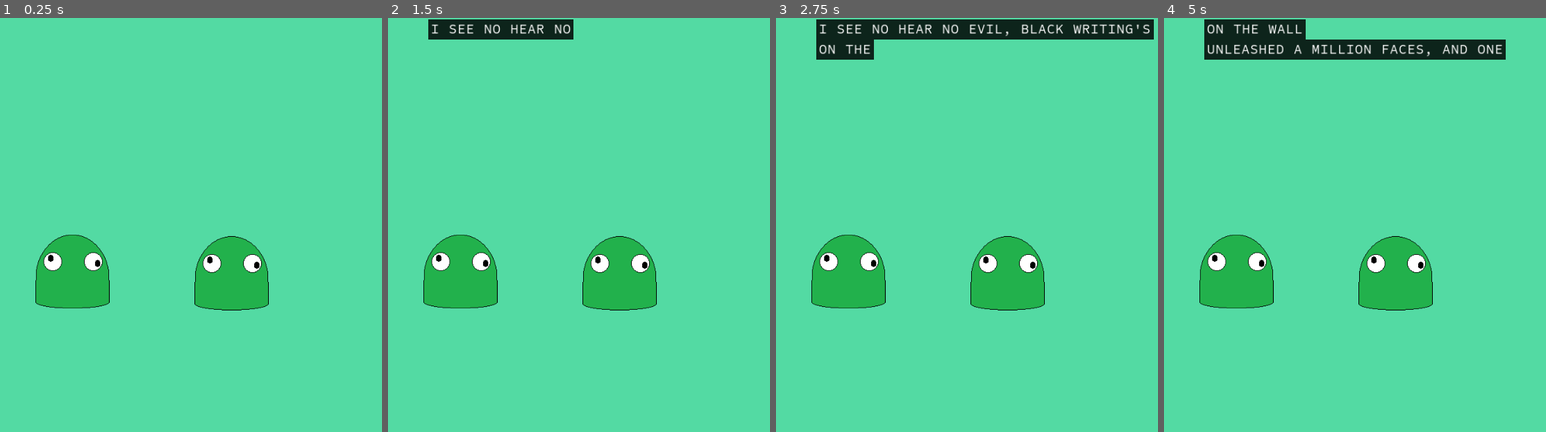
Above: before the commit, frames 1-4 (left to right).
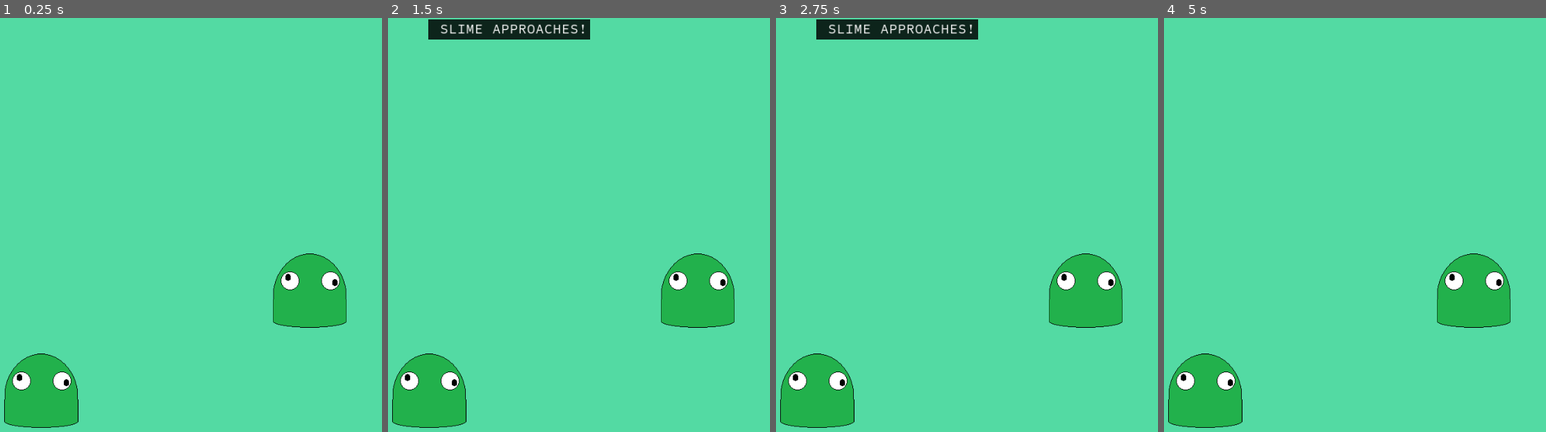
Above: after the commit, the same moments.

Repository: Tougon/CopyrightRPG
Game: Godot game, scene res://src/RPGData/Scenes/BattleScene.tscn
The game is run twice, just before and just after one commit, with the same random seed, the same clock (stepped at 60 frames per second) and the same inputs. This scene is started directly instead of the project's main scene. Video files are missing from this copy of the repository; at most half a second of black plays in their place.
Inputs (mouse positions are in pixels of both pictures, inside the frame that each line leads up to):
- Up to frame 1 (0.25 s): no input
- Up to frame 2 (1.5 s): tap Enter at 0.5 s; move the mouse to (720, 204) at 0.52 s; move the mouse to (487, 245) at 1.27 s
- Up to frame 3 (2.75 s): move the mouse to (1039, 133) at 2.02 s
- Up to frame 4 (5 s): move the mouse to (1343, 307) at 2.77 s; tap Space at 3.5 s; move the mouse to (1538, 287) at 3.52 s; tap Enter at 4.25 s; move the mouse to (1206, 162) at 4.27 s

The runs differ from the first frame. In frame 1, 12% of the frame differs, in the area x 1-91%, y 52-99%; in frame 2, 13%; in frame 3, 15%; in frame 4, 17%, in the area x 1-91%, y 0-99%.

Commit message:
11-26-23 - Dialogue Fixes
Added remaining helper methods for dialogue. Intro dialogues now function

Diff:
--- a/assets/Entities/slime.tres
+++ b/assets/Entities/slime.tres
@@ -5,7 +5,7 @@
 
 [sub_resource type="Resource" id="Resource_lg1m0"]
 script = ExtResource("1_44x03")
-list = Array[Resource("res://src/RPGData/Scripts/spell_level.gd")]([null, null])
+list = Array[Resource("res://src/RPGData/Scripts/spell_level.gd")]([])
 
 [resource]
 script = ExtResource("1_tkvbf")
--- a/project.godot
+++ b/project.godot
@@ -19,6 +19,7 @@
 
 EventManager="*res://src/EventManager/EventManager.gd"
 UIManager="*res://src/UIManager/Scripts/UIManager.gd"
+GrammarManager="*res://src/Localization/GrammarManager.gd"
 
 [display]
 
--- a/src/EventManager/EventManager.gd
+++ b/src/EventManager/EventManager.gd
@@ -8,6 +8,9 @@
 
 signal on_battle_begin();
 
+signal register_player(entity : EntityController);
+signal register_enemy(entity : EntityController);
+
 # Leaving this intact but given the dictionary might as well not exist, I'm not sure we need.
 func _ready():
 	pass
--- /dev/null
+++ b/src/Localization/GrammarManager.gd
@@ -0,0 +1,24 @@
+extends Node
+
+
+func _ready():
+	pass # Replace with function body.
+
+
+func get_indirect_article(name : String) -> String:
+	name = name.to_lower();
+	match str(TranslationServer.get_locale()):
+		"en_US":
+			if name.begins_with("a") || name.begins_with("e") || name.begins_with("i") || name.begins_with("o") || name.begins_with("u"):
+				return "An";
+			else:
+				return "A";
+	return "";
+
+
+func get_direct_article(name : String) -> String:
+	name = name.to_lower();
+	match str(TranslationServer.get_locale()):
+		"en_US":
+			return "The";
+	return "";
--- a/src/RPGData/Scenes/BattleScene.gd
+++ b/src/RPGData/Scenes/BattleScene.gd
@@ -3,8 +3,13 @@
 @export var fade_sequence : TweenPlayer;
 @export var sequencer : Sequencer;
 
+var players : Array[EntityController];
+var enemies : Array[EntityController];
+
 
 func _ready():
+	EventManager.register_player.connect(_on_player_register);
+	EventManager.register_enemy.connect(_on_enemy_register);
 	_begin_battle();
 
 
@@ -18,10 +23,54 @@
 		await fade_sequence.tween_ended;
 
 	# Print the opening dialogue
-	EventManager.on_dialogue_queue.emit("I see no hear no evil, black writing's on the wall")
-	EventManager.on_dialogue_queue.emit("Unleashed a million faces, and one by one they fall")
-	EventManager.on_dialogue_queue.emit("Black hearted evil")
-	EventManager.on_dialogue_queue.emit("Brave hearted hero")
-	EventManager.on_dialogue_queue.emit("I am all I am all I am")
+	EventManager.on_dialogue_queue.emit(_get_intro_dialogue());
 	await EventManager.on_sequence_queue_empty;
 	print("Working");
+
+
+func _on_player_register(entity : EntityController):
+	print("Obtain");
+	players.append(entity);
+
+
+func _on_enemy_register(entity : EntityController):
+	print("Refrain");
+	enemies.append(entity);
+
+
+func _format_dialogue(dialogue : String, name : String, entity : Entity) -> String:
+	# TODO: Add pronoun support
+	var entity_name = tr(entity.name_key)
+	return dialogue.format({article_indef = GrammarManager.get_indirect_article(name), article_def = GrammarManager.get_direct_article(name), entity = name});
+
+
+# Helper functions for intro dialogue
+func _get_intro_dialogue() -> String:
+	if enemies.size() == 0 :
+		return "";
+
+	var entity = enemies[0].current_entity;
+	var name = enemies[0].param.entity_name;
+	var key = entity.battle_intro_key;
+
+	if enemies.size() > 1:
+		if _all_enemies_same():
+			key += "_PLURAL";
+			name = enemies[0].param.entity_name_plural;
+		else:
+			key += "_GROUP";
+	else:
+		key += "_SINGLE";
+
+	return _format_dialogue(tr(key), name, entity);
+
+
+func _all_enemies_same() -> bool:
+	if enemies.size() == 0 :
+		return true;
+
+	var entity = enemies[0].current_entity;
+	for enemy in enemies:
+		if enemy.current_entity != entity:
+			return false;
+	return true;
--- a/src/RPGData/Scenes/BattleScene.tscn
+++ b/src/RPGData/Scenes/BattleScene.tscn
@@ -1,16 +1,17 @@
-[gd_scene load_steps=14 format=3 uid="uid://ddi8dyt27p6u7"]
+[gd_scene load_steps=15 format=3 uid="uid://ddi8dyt27p6u7"]
 
 [ext_resource type="VideoStream" path="res://video/test.ogv" id="1_h3xwy"]
 [ext_resource type="Script" path="res://src/RPGData/Scenes/BattleScene.gd" id="1_nawhs"]
 [ext_resource type="Texture2D" uid="uid://nkbiikaeih7v" path="res://assets/UIGeneric/circle_feathered.png" id="2_vttnk"]
 [ext_resource type="Shader" path="res://src/Shaders/texture_mask.gdshader" id="3_8sqf3"]
 [ext_resource type="Texture2D" uid="uid://c4o1k7krgkam4" path="res://assets/UIGeneric/white.png" id="3_tos7b"]
+[ext_resource type="PackedScene" uid="uid://ca6d0l8ch43v4" path="res://src/RPGData/Scenes/Entity/PlayerController.tscn" id="4_al1wb"]
 [ext_resource type="Script" path="res://addons/toui/src/tween_player_ui.gd" id="5_35o0w"]
+[ext_resource type="PackedScene" uid="uid://bwasyygv0uw3e" path="res://src/RPGData/Scenes/Entity/EnemyController.tscn" id="5_c337l"]
 [ext_resource type="Script" path="res://addons/totween/src/tween_resource_instance.gd" id="6_6cut8"]
 [ext_resource type="Resource" uid="uid://cxaydqux6r557" path="res://assets/Tweens/Transition/iris_in.tres" id="7_yuhhm"]
 [ext_resource type="PackedScene" uid="uid://5pmy3t235yyd" path="res://src/BattleDialogue/Scenes/dialogue_canvas.tscn" id="9_4k33p"]
 [ext_resource type="PackedScene" uid="uid://diyulx0atyop6" path="res://src/Sequencing/Scripts/Sequencer.tscn" id="9_lx2fn"]
-[ext_resource type="PackedScene" uid="uid://cog3vibpn621y" path="res://src/RPGData/Scenes/Entity/EntitySprite.tscn" id="11_dfx21"]
 
 [sub_resource type="ShaderMaterial" id="ShaderMaterial_8ytua"]
 shader = ExtResource("3_8sqf3")
@@ -60,11 +61,11 @@
 
 [node name="Entities" type="Node" parent="."]
 
-[node name="EntityBase" parent="Entities" instance=ExtResource("11_dfx21")]
-position = Vector2(244, 438)
+[node name="TempPlayer" parent="Entities" instance=ExtResource("4_al1wb")]
+position = Vector2(190, 644)
 
-[node name="EntityBase2" parent="Entities" instance=ExtResource("11_dfx21")]
-position = Vector2(519, 441)
+[node name="TempEnemy" parent="Entities" instance=ExtResource("5_c337l")]
+position = Vector2(654, 471)
 
 [node name="UI" type="Node" parent="."]
 
--- /dev/null
+++ b/src/RPGData/Scenes/Entity/EnemyController.gd
@@ -0,0 +1,9 @@
+extends EntityController
+class_name EnemyController
+
+
+# Called when the node enters the scene tree for the first time.
+func entity_init():
+	super.entity_init()
+	await get_tree().process_frame;
+	EventManager.register_enemy.emit(self);
--- /dev/null
+++ b/src/RPGData/Scenes/Entity/EnemyController.tscn
@@ -0,0 +1,7 @@
+[gd_scene load_steps=3 format=3 uid="uid://bwasyygv0uw3e"]
+
+[ext_resource type="PackedScene" uid="uid://b1yeonj32wfeb" path="res://src/RPGData/Scenes/Entity/EntityController.tscn" id="1_hfutr"]
+[ext_resource type="Script" path="res://src/RPGData/Scenes/Entity/EnemyController.gd" id="2_4tbuf"]
+
+[node name="EntityBase" instance=ExtResource("1_hfutr")]
+script = ExtResource("2_4tbuf")
--- a/src/RPGData/Scenes/Entity/EntityController.gd
+++ b/src/RPGData/Scenes/Entity/EntityController.gd
@@ -69,5 +69,9 @@
 
 
 func create_move_list():
-	# TODO: Fetch this using the entity's current level
-	pass;
+	move_list.clear();
+
+	if current_entity:
+		for move in current_entity.move_list.list:
+			if move != null && move.level <= level:
+				move_list.append(move.spell);
--- /dev/null
+++ b/src/RPGData/Scenes/Entity/PlayerController.gd
@@ -0,0 +1,9 @@
+extends EntityController
+class_name PlayerController
+
+
+# Called when the node enters the scene tree for the first time.
+func entity_init():
+	super.entity_init()
+	await get_tree().process_frame;
+	EventManager.register_player.emit(self);
--- /dev/null
+++ b/src/RPGData/Scenes/Entity/PlayerController.tscn
@@ -0,0 +1,7 @@
+[gd_scene load_steps=3 format=3 uid="uid://ca6d0l8ch43v4"]
+
+[ext_resource type="PackedScene" uid="uid://b1yeonj32wfeb" path="res://src/RPGData/Scenes/Entity/EntityController.tscn" id="1_it6kr"]
+[ext_resource type="Script" path="res://src/RPGData/Scenes/Entity/PlayerController.gd" id="2_6enct"]
+
+[node name="EntityBase" instance=ExtResource("1_it6kr")]
+script = ExtResource("2_6enct")
